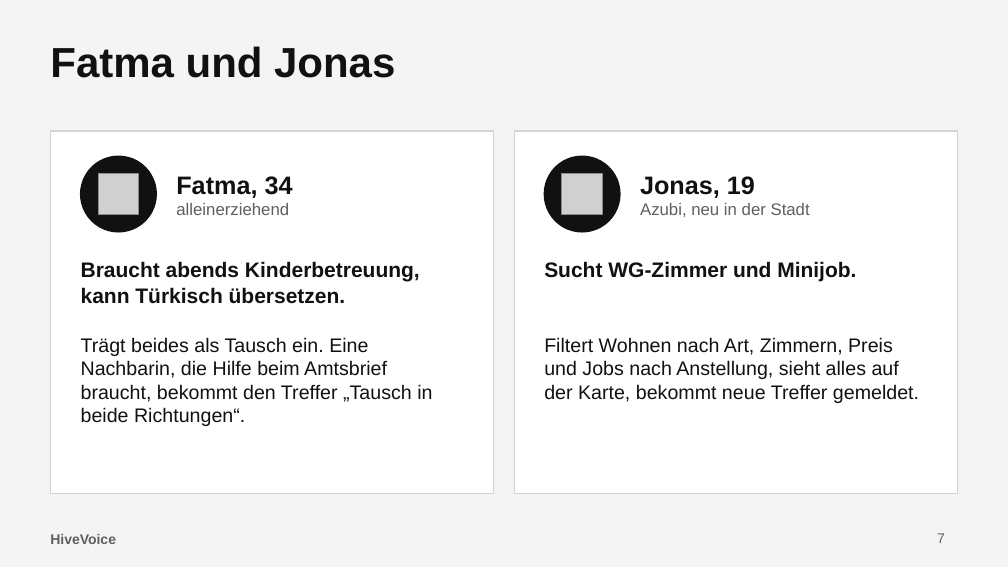
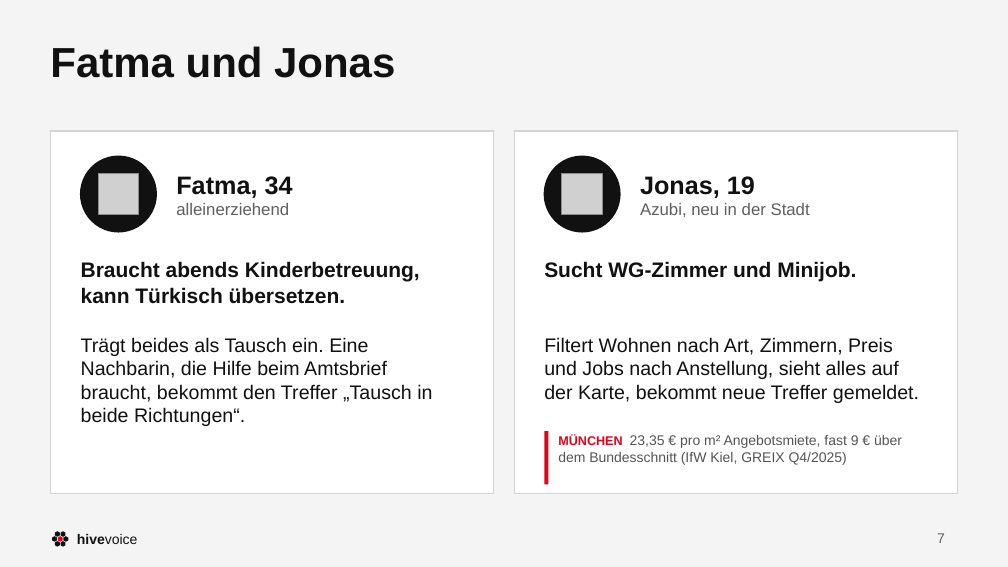
Before and after one commit to dafiiit/HiveVoice, a slide deck: slide 7 of docs/werbung/HiveVoice.pptx. Drawn at 1008x567 pixels with LibreOffice and Linux fonts; fonts in the diff are those of the drawing; grey boxes stand for pictures. Boxes give left, top, right and bottom in pixels: in the first picture for what was removed or moved away, otherwise in the second. Text is boxed around its words. In the diff, an @@ line names an element or a change of style, - is before the commit and + after.

```diff
--- a/docs/werbung/HiveVoice.pptx
+++ b/docs/werbung/HiveVoice.pptx
@@ rectangle added at (544,431,548,485), fill #E2001A @@
@@ text added at (558,435,902,465), 10 pt, text #555555 @@
+MÜNCHEN 23,35 € pro m² Angebotsmiete, fast 9 € über dem Bundesschnitt (IfW Kiel, GREIX Q4/2025)
@@ text removed at (50,534,116,544) @@
-HiveVoice
@@ freeform shape added at (52,536,57,542), fill #111111 @@
@@ freeform shape added at (55,531,60,537), fill #111111 @@
@@ freeform shape added at (57,536,62,542), fill #E2001A @@
@@ freeform shape added at (60,531,66,537), fill #111111 @@
@@ freeform shape added at (64,536,69,542), fill #111111 @@
@@ text added at (77,534,137,544), 10 pt, text #111111 @@
+hivevoice
@@ freeform shape added at (55,541,60,547), fill #111111 @@
@@ freeform shape added at (60,541,66,547), fill #111111 @@
```
Also in this commit, not shown: 12 other slides changed, 2 other files.
